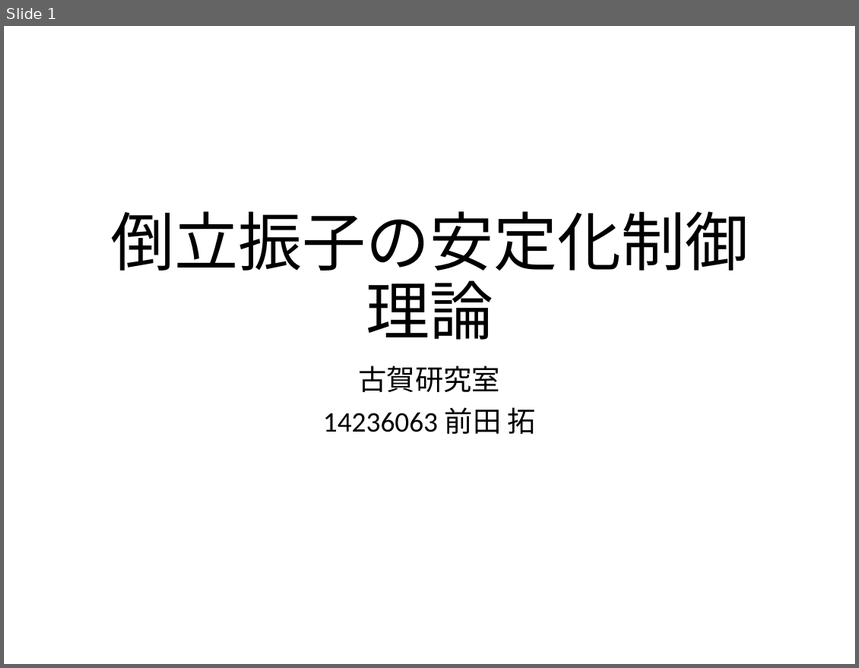
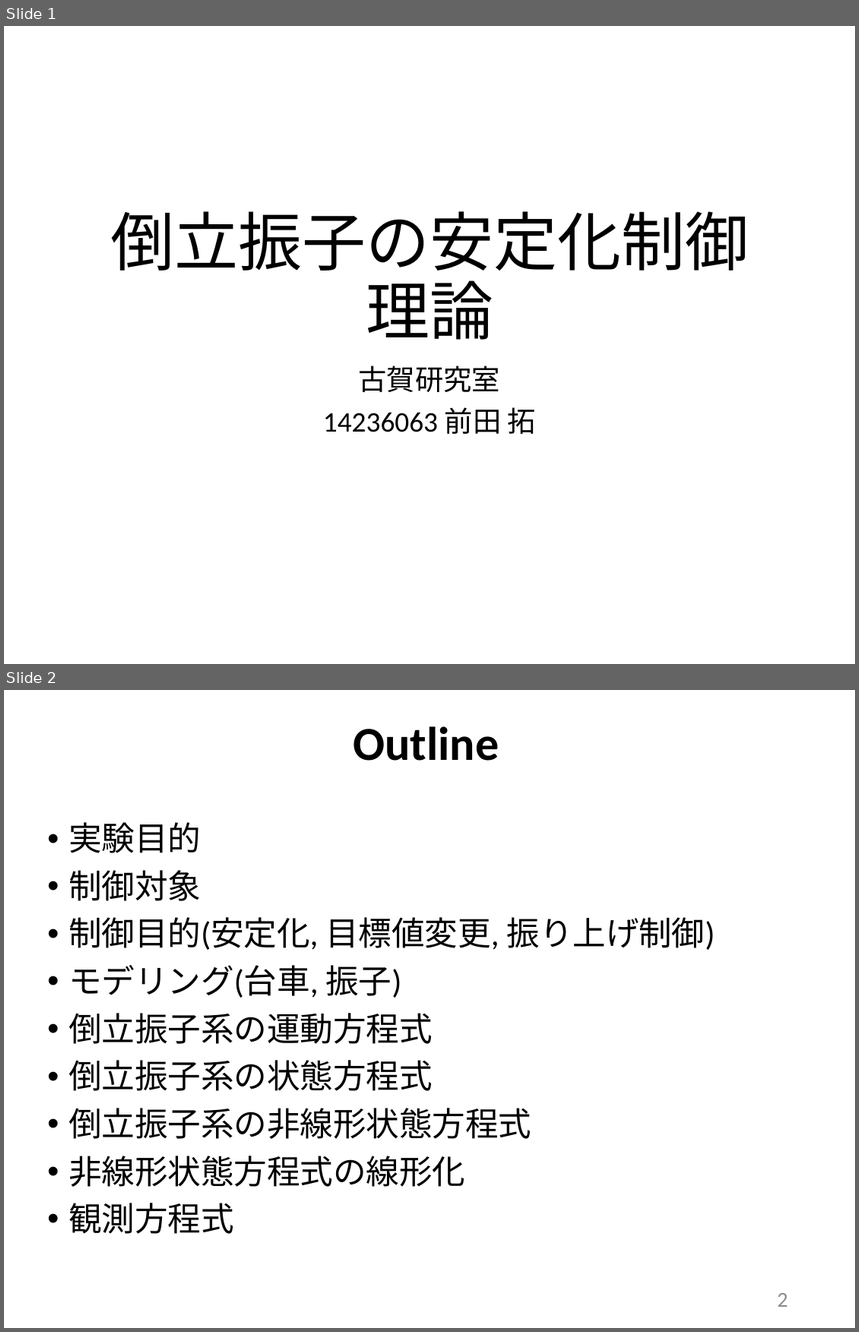
Before and after one commit to arabian9ts/Pendulum, a slide deck: presenntation/pendulum_theory.pptx. Shown one above the other, each under a label of ours: slide 1 before the commit, slides 1 and 2 after it. The pictures are 859x668 and 859x1332 pixels, drawn with LibreOffice and Linux fonts; fonts in the diff are those of the drawing. Boxes give left, top, right and bottom in pixels: in the first picture for what was removed or moved away, otherwise in the second. Text is boxed around its words. In the diff, an @@ line names an element or a change of style, - is before the commit and + after.

```diff
--- a/presenntation/pendulum_theory.pptx
+++ b/presenntation/pendulum_theory.pptx
@@ slide 2 added at (4,690,855,1328), background #FFFFFF @@
@@ title added at (353,726,499,761), 40 pt, text #000000, bold @@
+Outline
@@ text added at (69,822,715,1234), 28 pt, text #000000 @@
+• 実験目的
+• 制御対象
+• 制御目的(安定化, 目標値変更, 振り上げ制御)
+• モデリング(台車, 振子)
+• 倒立振子系の運動方程式
+• 倒立振子系の状態方程式
+• 倒立振子系の非線形状態方程式
+• 非線形状態方程式の線形化
+• 観測方程式
@@ page number added at (778,1293,788,1307), 18 pt, text #8C8C8C @@
+2
```
Also in this commit, not shown: 1 slide changed, 17 other slides added, 1 slide removed.
